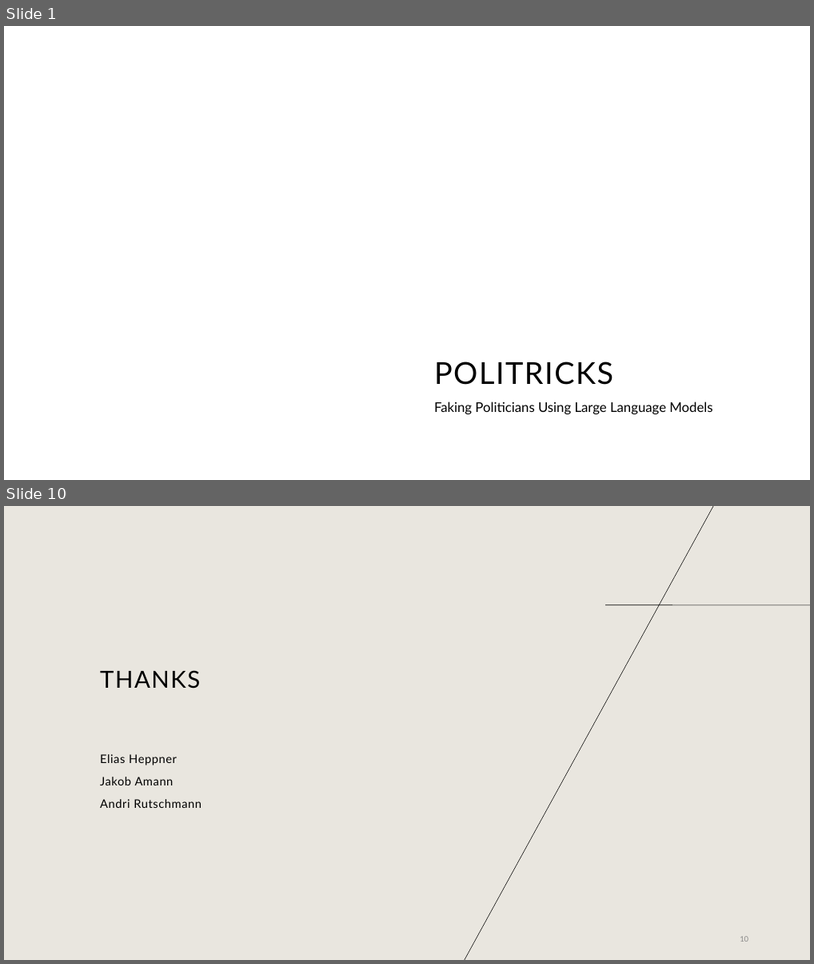
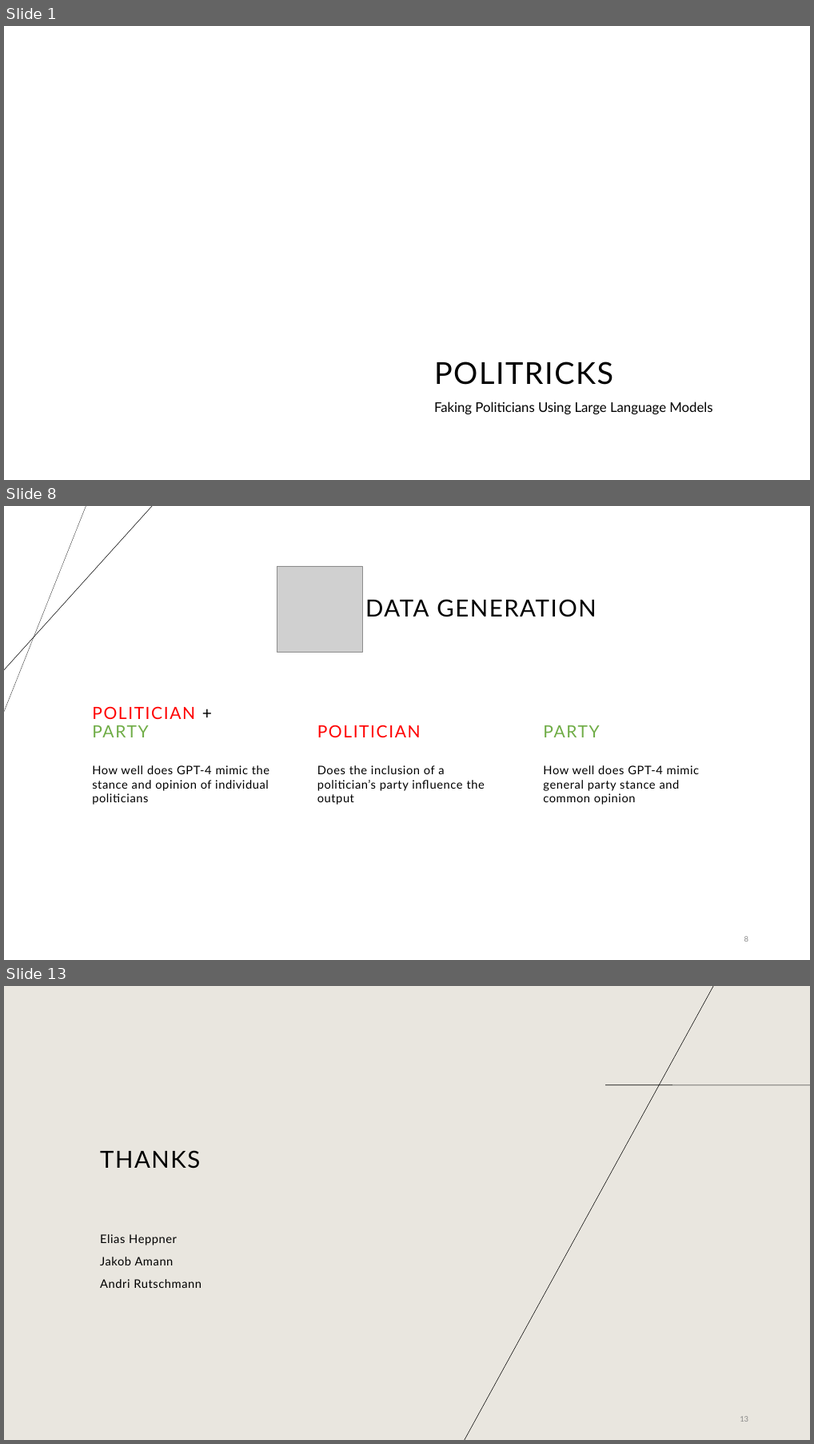
Before and after one commit to EliasHepp/Politricks, a slide deck: final_presentation.odp. Shown one above the other, each under a label of ours: slides 1 and 10 before the commit, slides 1, 8 and 13 after it; the slides between them are not shown. The pictures are 814x964 and 814x1444 pixels, drawn with LibreOffice and Linux fonts; fonts in the diff are those of the drawing; grey boxes stand for pictures; background and template pictures are left out. Boxes give left, top, right and bottom in pixels: in the first picture for what was removed or moved away, otherwise in the second. Text is boxed around its words. In the diff, an @@ line names an element or a change of style, - is before the commit and + after.

```diff
--- a/final_presentation.odp
+++ b/final_presentation.odp
@@ slide 8 added at (4, 506, 810, 960), background #FFFFFF @@
@@ line added from (86, 506) to (4, 712), #000000 0.26 pt @@
@@ line added from (152, 506) to (4, 670), #000000 0.51 pt @@
@@ picture added at (277, 566, 362, 652) @@
@@ title added at (366, 599, 596, 617), 28 pt, text #000000 @@
+DATA GENERATION
@@ text added at (92, 706, 195, 737), 20 pt, text #FF0000 @@
+POLITICIAN + PARTY
@@ text added at (318, 724, 421, 737), 20 pt, text #FF0000 @@
+POLITICIAN
@@ text added at (543, 725, 599, 737), 20 pt, text #70AD47 @@
+PARTY
@@ text added at (92, 765, 270, 804), 14 pt, text #000000 @@
+How well does GPT-4 mimic the stance and opinion of individual politicians
@@ text added at (318, 765, 485, 804), 14 pt, text #000000 @@
+Does the inclusion of a politician’s party influence the output
@@ text added at (543, 765, 699, 804), 14 pt, text #000000 @@
+How well does GPT-4 mimic general party stance and common opinion
@@ page number added at (745, 936, 749, 941), 9 pt, text #898989 @@
+8
@@ what was slide 10 is now slide 13 @@
```
Also in this commit, not shown: 3 slides changed, 7 other slides added, 5 slides removed, 1 other file.
